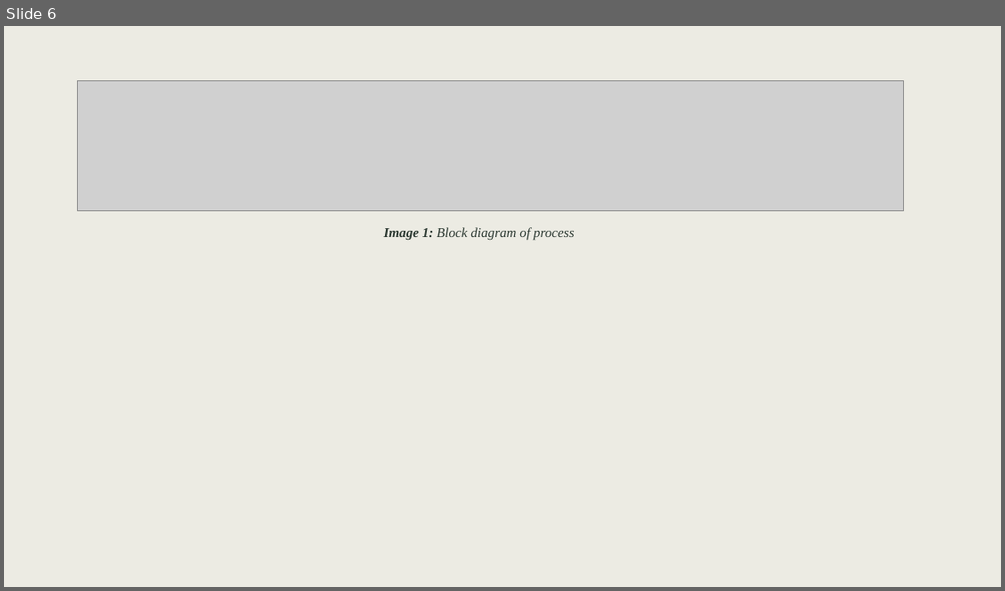
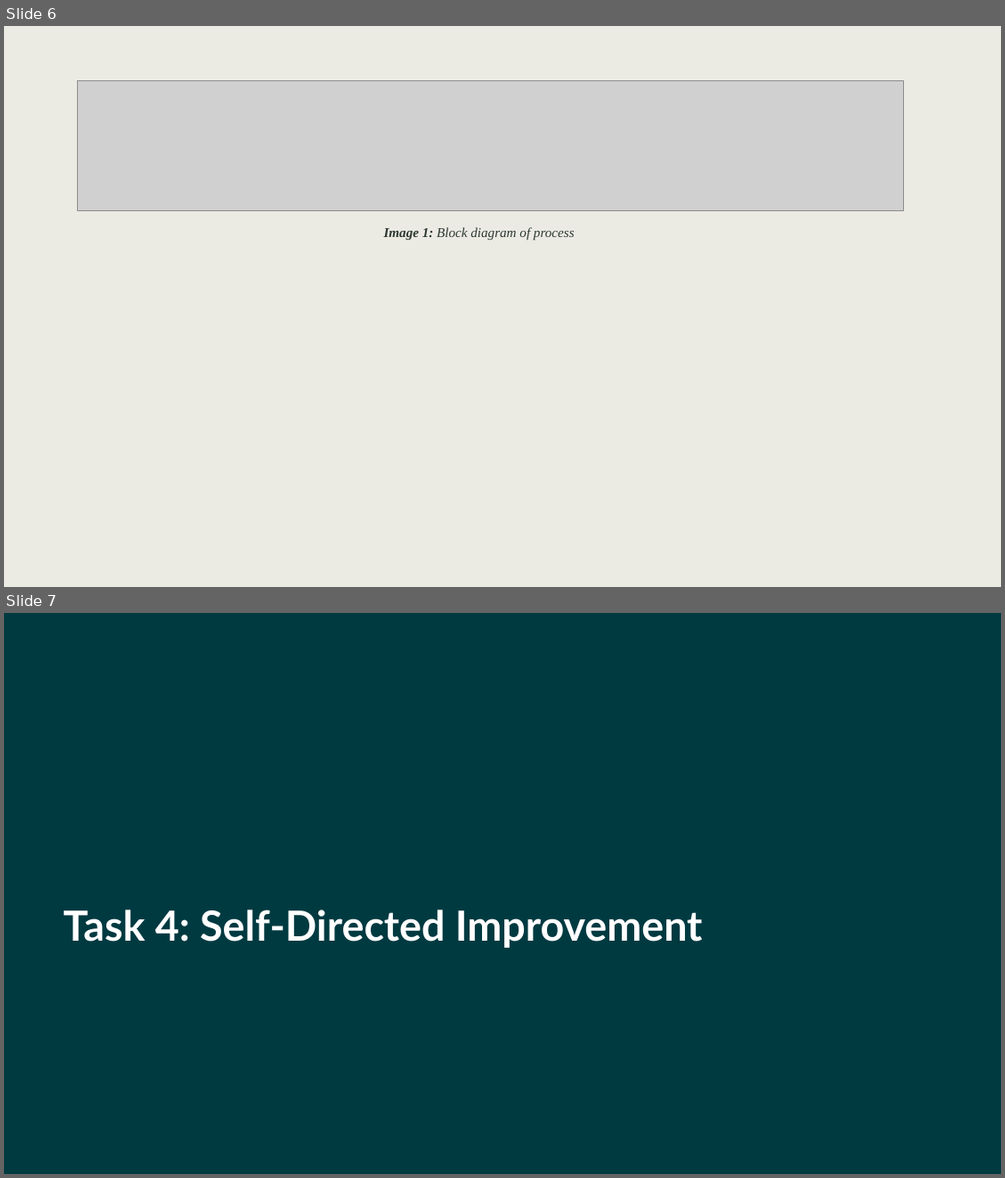
Before and after one commit to hjaqfarrand/2071_AudioSystem, a slide deck: Ece2071 Project.pptx. Shown one above the other, each under a label of ours: slide 6 before the commit, slides 6 and 7 after it. The pictures are 1005x591 and 1005x1178 pixels, drawn with LibreOffice and Linux fonts; fonts in the diff are those of the drawing; grey boxes stand for pictures. Boxes give left, top, right and bottom in pixels: in the first picture for what was removed or moved away, otherwise in the second. Text is boxed around its words. In the diff, an @@ line names an element or a change of style, - is before the commit and + after.

```diff
--- a/Ece2071 Project.pptx
+++ b/Ece2071 Project.pptx
@@ slide 7 added at (4,613,1001,1174), background #003A41 @@
@@ text added at (64,909,703,948), 40 pt, text #FFFFFF, bold @@
+Task 4: Self-Directed Improvement
```
Also in this commit, not shown: 5 other slides added, 1 slide removed.
